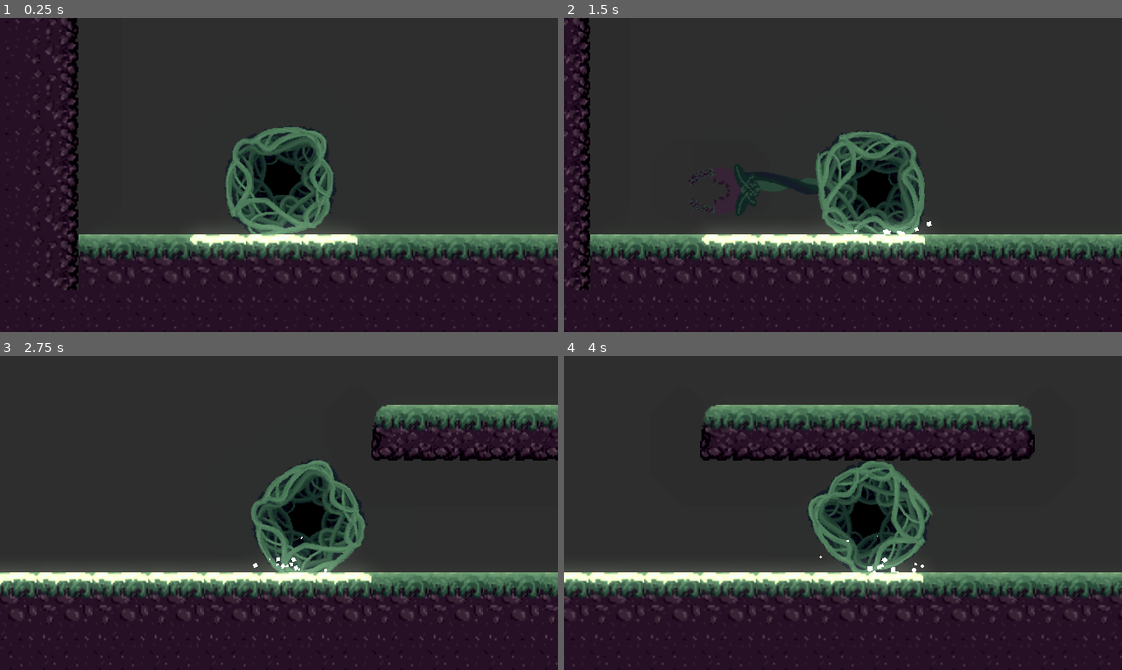
Above: before the commit, frames 1-4 (two rows, left to right).
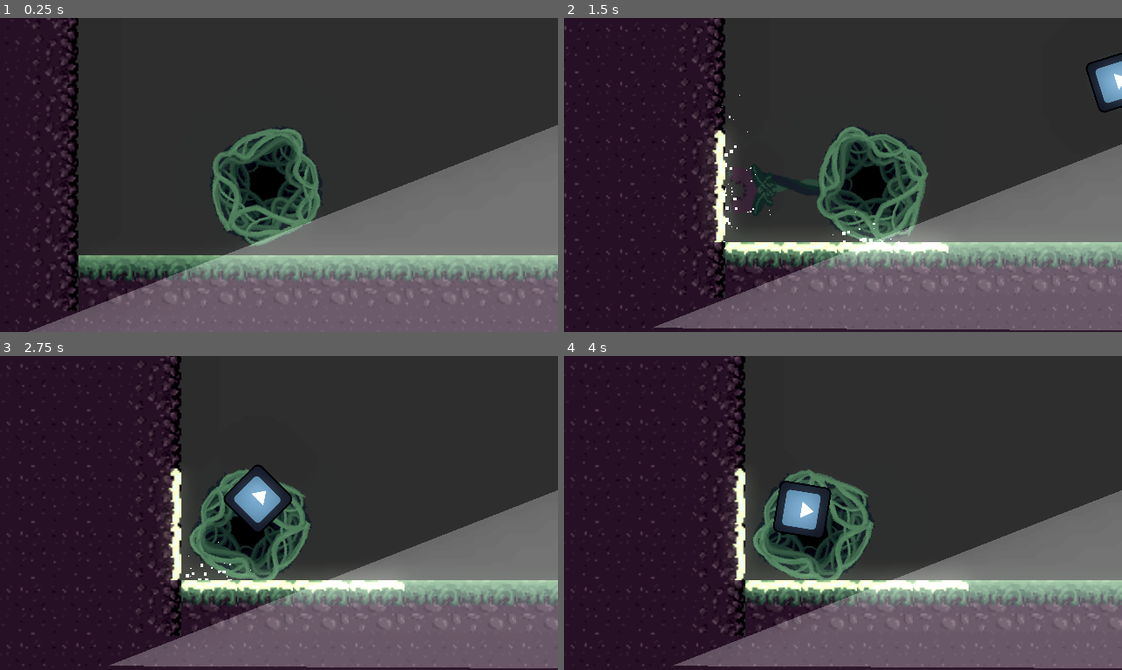
Above: after the commit, the same moments.

Repository: ViolInKK/Pirate-Software-Gamejam
Game: Godot game, scene res://scenes/lvls/test_lvl.tscn
Same seed, same stepped clock (60 frames per second), same inputs: the game is played once before the commit and once after it. The engine's default icon, where the game draws it, is replaced by a stand-in: a white triangle on a blue panel in a dark square.
Inputs (mouse positions are in pixels of both pictures, inside the frame that each line leads up to):
- Up to frame 1 (0.25 s): no input
- Up to frame 2 (1.5 s): move the mouse to (965, 159) at 0.52 s; hold D (right) 0.53-1.28 s; hold Right mouse button (secondary action) 0.53-1.28 s; click (965, 159) at 0.67 s; move the mouse to (731, 190) at 1.27 s; hold S (down) from 1.28 s (still down); right-click (731, 190) at 1.35 s; click (731, 190) at 1.42 s
- Up to frame 3 (2.75 s): move the mouse to (334, 443) at 2.02 s; release S (down) at 2.03 s; hold D (right) from 2.03 s (still down); hold Right mouse button (secondary action) from 2.03 s (still down); click (334, 443) at 2.17 s
- Up to frame 4 (4 s): move the mouse to (815, 575) at 2.77 s; release D (right) at 2.78 s; release Right mouse button (secondary action) at 2.78 s; hold W (up) 2.78-3.53 s; right-click (815, 575) at 2.85 s; click (815, 575) at 2.92 s; move the mouse to (1010, 560) at 3.52 s; hold A (left) from 3.53 s (still down); hold Right mouse button (secondary action) from 3.53 s (still down); click (1010, 560) at 3.67 s

The runs differ from the first frame. In frame 1, 41% of the frame differs, in the area x 1-100%, y 0-100%; in frame 2, 49%; in frame 3, 59%; in frame 4, 61%, in the area x 0-100%, y 0-100%.

Commit message:
particles. Projectile logic

Diff:
--- a/scenes/lvls/test_lvl.gd
+++ b/scenes/lvls/test_lvl.gd
@@ -1,32 +1,50 @@
 extends Node2D
 
 var player_projectile: PackedScene = preload("res://scenes/player/projectile.tscn")
+var top_ground_particle: PackedScene = preload("res://scenes/particles/top_ground_particles.tscn")
+var right_ground_particle: PackedScene = preload("res://scenes/particles/right_ground_particles.tscn")
+var bottom_ghround_particle: PackedScene = preload("res://scenes/particles/bottom_ground_particles.tscn")
+var left_ground_particle: PackedScene = preload("res://scenes/particles/left_ground_particles.tscn")
 
-const trail_atlas_cords: Array[Vector2i] = [Vector2i(5, 3), Vector2i(4, 2), Vector2i(5, 1), Vector2i(6, 2)]
+#directions are going clockwise: top, right, bottom, left
+const TRAIL_ATLAS_CORDS: Array[Vector2i] = [Vector2i(5, 3), Vector2i(4, 2), Vector2i(5, 1), Vector2i(6, 2)]
+const TILESET_DIRECTION_LAYERS: Array[int] = [1,2,3,4]
 
-func _on_player_player_shot(direction: Vector2, position: Vector2):
+func _on_player_player_shot(direction: Vector2, player_position: Vector2):
 	var player_projectile_instance = player_projectile.instantiate() as Area2D
-	player_projectile_instance.position = position
+	player_projectile_instance.position = player_position
 	player_projectile_instance.rotation_degrees = rad_to_deg(direction.angle()) + 90
 	player_projectile_instance.direction = direction
+	player_projectile_instance.connect("paint_tile", on_projectione_touched_tile)
 	$Projectiles.add_child(player_projectile_instance, true)
 
-func emit_particles(tile_pos):
+func emit_particles(tile_pos, particles: PackedScene):
 	var global_pos = $TileMap.map_to_local(tile_pos)
-	$Particles.position = global_pos
-	$Particles.emitting = true
+	var ground_particles_instance = particles.instantiate() as GPUParticles2D
+	ground_particles_instance.position = global_pos
+	$Particles.add_child(ground_particles_instance, true)
+
+func on_projectione_touched_tile(paintable_directions: Array[bool], tile_cords: Vector2i):
+	for i in TILESET_DIRECTION_LAYERS.size():
+		if paintable_directions[i]:
+			$TileMap.set_cell(TILESET_DIRECTION_LAYERS[i], tile_cords, 0, TRAIL_ATLAS_CORDS[i])
 
 func _on_player_touched_top_tile(tile_pos):
-	$TileMap.set_cell(1, tile_pos, 0, trail_atlas_cords[0])
-	var global_pos = $TileMap.map_to_local(tile_pos)
-	$Particles/TopParticles.position = global_pos
-	$Particles/TopParticles.emitting = true
+	var tile_data = $TileMap.get_cell_tile_data(TILESET_DIRECTION_LAYERS[0], tile_pos)
+	if not tile_data:
+		$TileMap.set_cell(TILESET_DIRECTION_LAYERS[0], tile_pos, 0, TRAIL_ATLAS_CORDS[0])
+	emit_particles(tile_pos, top_ground_particle)
 
 func _on_player_touched_right_tile(tile_pos):
-	$TileMap.set_cell(2, tile_pos, 0, trail_atlas_cords[1])
+	var tile_data = $TileMap.get_cell_tile_data(TILESET_DIRECTION_LAYERS[1], tile_pos)
+	if not tile_data:
+		$TileMap.set_cell(TILESET_DIRECTION_LAYERS[1], tile_pos, 0, TRAIL_ATLAS_CORDS[1])
+	emit_particles(tile_pos, right_ground_particle)
 
 func _on_player_touched_bottom_tile(tile_pos):
-	$TileMap.set_cell(3, tile_pos, 0, trail_atlas_cords[2])
+	$TileMap.set_cell(TILESET_DIRECTION_LAYERS[2], tile_pos, 0, TRAIL_ATLAS_CORDS[2])
+	emit_particles(tile_pos, bottom_ghround_particle)
 
 func _on_player_touched_left_tile(tile_pos):
-	$TileMap.set_cell(4, tile_pos, 0, trail_atlas_cords[3])
+	$TileMap.set_cell(TILESET_DIRECTION_LAYERS[3], tile_pos, 0, TRAIL_ATLAS_CORDS[3])
+	emit_particles(tile_pos, left_ground_particle)
--- a/scenes/lvls/test_lvl.tscn
+++ b/scenes/lvls/test_lvl.tscn
@@ -1,8 +1,9 @@
-[gd_scene load_steps=10 format=3 uid="uid://dilhxc07axdjj"]
+[gd_scene load_steps=8 format=3 uid="uid://dilhxc07axdjj"]
 
 [ext_resource type="PackedScene" uid="uid://c2hxdnot1llb6" path="res://scenes/player/player.tscn" id="1_ak1gj"]
 [ext_resource type="Script" path="res://scenes/lvls/test_lvl.gd" id="1_l0wt0"]
 [ext_resource type="Texture2D" uid="uid://dmi2rwixrpvmu" path="res://assets/tileset.png" id="3_oy6t2"]
+[ext_resource type="PackedScene" uid="uid://dbg6iinb4te25" path="res://scenes/objects/test_object.tscn" id="4_uvx31"]
 
 [sub_resource type="Environment" id="Environment_i5cbm"]
 background_mode = 3
@@ -24,29 +25,6 @@
 adjustment_brightness = 0.95
 adjustment_contrast = 1.51
 adjustment_saturation = 0.43
-
-[sub_resource type="Curve" id="Curve_el7jf"]
-_data = [Vector2(0, 1), 0.0, 0.0, 0, 0, Vector2(0.511415, 1), 0.0, 0.0, 0, 0, Vector2(0.922374, 0), 0.0, 0.0, 0, 0]
-point_count = 3
-
-[sub_resource type="CurveTexture" id="CurveTexture_1t3tx"]
-curve = SubResource("Curve_el7jf")
-
-[sub_resource type="ParticleProcessMaterial" id="ParticleProcessMaterial_4pako"]
-emission_shape = 1
-emission_sphere_radius = 10.53
-particle_flag_disable_z = true
-direction = Vector3(0, -1, 0)
-spread = 71.78
-gravity = Vector3(0, 0, 0)
-initial_velocity_min = 50.0
-initial_velocity_max = 100.0
-angular_velocity_min = 11.9
-angular_velocity_max = 119.0
-orbit_velocity_min = 0.0
-orbit_velocity_max = 0.0
-scale_max = 3.0
-scale_curve = SubResource("CurveTexture_1t3tx")
 
 [sub_resource type="TileSetAtlasSource" id="TileSetAtlasSource_prlr8"]
 texture = ExtResource("3_oy6t2")
@@ -879,33 +857,6 @@
 
 [node name="Particles" type="Node2D" parent="."]
 
-[node name="TopParticles" type="GPUParticles2D" parent="Particles"]
-position = Vector2(536, -114)
-emitting = false
-amount = 64
-process_material = SubResource("ParticleProcessMaterial_4pako")
-lifetime = 0.5
-one_shot = true
-trail_lifetime = 1.0
-
-[node name="BottomParticles" type="GPUParticles2D" parent="Particles"]
-visible = false
-position = Vector2(1072, -228)
-amount = 64
-process_material = SubResource("ParticleProcessMaterial_4pako")
-
-[node name="RightParticles" type="GPUParticles2D" parent="Particles"]
-visible = false
-position = Vector2(536, -114)
-amount = 64
-process_material = SubResource("ParticleProcessMaterial_4pako")
-
-[node name="LeftParticles" type="GPUParticles2D" parent="Particles"]
-visible = false
-position = Vector2(1072, -228)
-amount = 64
-process_material = SubResource("ParticleProcessMaterial_4pako")
-
 [node name="TileMap" type="TileMap" parent="."]
 tile_set = SubResource("TileSet_1nwat")
 format = 2
@@ -940,6 +891,10 @@
 layer_4/z_index = 0
 layer_4/tile_data = PackedInt32Array()
 
+[node name="test_object" parent="." instance=ExtResource("4_uvx31")]
+position = Vector2(186, 83)
+scale = Vector2(2, 2)
+
 [connection signal="player_shot" from="Player" to="." method="_on_player_player_shot"]
 [connection signal="touched_bottom_tile" from="Player" to="." method="_on_player_touched_bottom_tile"]
 [connection signal="touched_left_tile" from="Player" to="." method="_on_player_touched_left_tile"]
--- /dev/null
+++ b/scenes/objects/test_object.tscn
@@ -0,0 +1,10 @@
+[gd_scene format=3 uid="uid://dbg6iinb4te25"]
+
+[node name="test_object" type="StaticBody2D"]
+
+[node name="CollisionPolygon2D" type="CollisionPolygon2D" parent="."]
+polygon = PackedVector2Array(-1, -2, 185, 0, 185, -74)
+
+[node name="Polygon2D" type="Polygon2D" parent="."]
+color = Color(1, 1, 1, 0.227451)
+polygon = PackedVector2Array(-2, -1, 185, -74, 185, 0)
--- a/scenes/particles/bottom_ground_particles.tscn
+++ b/scenes/particles/bottom_ground_particles.tscn
@@ -1,3 +1,101 @@
-[gd_scene format=3 uid="uid://dmtl4qvkqlmil"]
+[gd_scene load_steps=7 format=3 uid="uid://dmtl4qvkqlmil"]
 
-[node name="bottom_ground_particles" type="Node2D"]
+[sub_resource type="Curve" id="Curve_u2g3n"]
+_data = [Vector2(0, 1), 0.0, 0.0, 0, 0, Vector2(1, 0), 0.0, 0.0, 0, 0]
+point_count = 2
+
+[sub_resource type="CurveTexture" id="CurveTexture_ymlxm"]
+curve = SubResource("Curve_u2g3n")
+
+[sub_resource type="ParticleProcessMaterial" id="ParticleProcessMaterial_pc1kp"]
+emission_shape = 1
+emission_sphere_radius = 10.0
+particle_flag_disable_z = true
+direction = Vector3(0, 1, 0)
+spread = 70.0
+gravity = Vector3(0, 0, 0)
+initial_velocity_min = 50.0
+initial_velocity_max = 100.0
+orbit_velocity_min = 0.0
+orbit_velocity_max = 0.0
+scale_min = 3.0
+scale_max = 4.0
+scale_curve = SubResource("CurveTexture_ymlxm")
+
+[sub_resource type="Animation" id="Animation_2cqs0"]
+length = 2.0
+tracks/0/type = "value"
+tracks/0/imported = false
+tracks/0/enabled = true
+tracks/0/path = NodePath(".:emitting")
+tracks/0/interp = 1
+tracks/0/loop_wrap = true
+tracks/0/keys = {
+"times": PackedFloat32Array(0),
+"transitions": PackedFloat32Array(1),
+"update": 1,
+"values": [true]
+}
+tracks/1/type = "method"
+tracks/1/imported = false
+tracks/1/enabled = true
+tracks/1/path = NodePath(".")
+tracks/1/interp = 1
+tracks/1/loop_wrap = true
+tracks/1/keys = {
+"times": PackedFloat32Array(2),
+"transitions": PackedFloat32Array(1),
+"values": [{
+"args": [],
+"method": &"queue_free"
+}]
+}
+
+[sub_resource type="Animation" id="Animation_c20nm"]
+resource_name = "default"
+length = 2.0
+tracks/0/type = "value"
+tracks/0/imported = false
+tracks/0/enabled = true
+tracks/0/path = NodePath(".:emitting")
+tracks/0/interp = 1
+tracks/0/loop_wrap = true
+tracks/0/keys = {
+"times": PackedFloat32Array(0),
+"transitions": PackedFloat32Array(1),
+"update": 1,
+"values": [true]
+}
+tracks/1/type = "method"
+tracks/1/imported = false
+tracks/1/enabled = true
+tracks/1/path = NodePath(".")
+tracks/1/interp = 1
+tracks/1/loop_wrap = true
+tracks/1/keys = {
+"times": PackedFloat32Array(2),
+"transitions": PackedFloat32Array(1),
+"values": [{
+"args": [],
+"method": &"queue_free"
+}]
+}
+
+[sub_resource type="AnimationLibrary" id="AnimationLibrary_jd6a1"]
+_data = {
+"RESET": SubResource("Animation_2cqs0"),
+"default": SubResource("Animation_c20nm")
+}
+
+[node name="bottom_ground_particles" type="GPUParticles2D"]
+emitting = false
+amount = 64
+process_material = SubResource("ParticleProcessMaterial_pc1kp")
+lifetime = 0.5
+one_shot = true
+
+[node name="AnimationPlayer" type="AnimationPlayer" parent="."]
+autoplay = "RESET"
+libraries = {
+"": SubResource("AnimationLibrary_jd6a1")
+}
--- a/scenes/particles/left_ground_particles.tscn
+++ b/scenes/particles/left_ground_particles.tscn
@@ -1,27 +1,28 @@
-[gd_scene load_steps=7 format=3 uid="uid://b1xhw1nnye1dy"]
+[gd_scene load_steps=7 format=3 uid="uid://bdlkm5rrw5lnr"]
 
-[sub_resource type="Curve" id="Curve_wmiaq"]
-_data = [Vector2(0, 1), 0.0, 0.0, 0, 0, Vector2(0.990867, 0), 0.0, 0.0, 0, 0]
+[sub_resource type="Curve" id="Curve_pjr70"]
+_data = [Vector2(0, 1), 0.0, 0.0, 0, 0, Vector2(1, 0), 0.0, 0.0, 0, 0]
 point_count = 2
 
-[sub_resource type="CurveTexture" id="CurveTexture_q70mk"]
-curve = SubResource("Curve_wmiaq")
+[sub_resource type="CurveTexture" id="CurveTexture_5bfci"]
+curve = SubResource("Curve_pjr70")
 
-[sub_resource type="ParticleProcessMaterial" id="ParticleProcessMaterial_0vlgp"]
+[sub_resource type="ParticleProcessMaterial" id="ParticleProcessMaterial_5uq3o"]
 emission_shape = 1
 emission_sphere_radius = 10.0
 particle_flag_disable_z = true
-direction = Vector3(0, -1, 0)
+direction = Vector3(-1, 0, 0)
 spread = 71.0
 gravity = Vector3(0, 0, 0)
 initial_velocity_min = 50.0
 initial_velocity_max = 100.0
 orbit_velocity_min = 0.0
 orbit_velocity_max = 0.0
-scale_max = 3.0
-scale_curve = SubResource("CurveTexture_q70mk")
+scale_min = 3.0
+scale_max = 4.0
+scale_curve = SubResource("CurveTexture_5bfci")
 
-[sub_resource type="Animation" id="Animation_fo37r"]
+[sub_resource type="Animation" id="Animation_2byio"]
 resource_name = "default"
 length = 2.0
 tracks/0/type = "value"
@@ -66,21 +67,21 @@
 "values": [false]
 }
 
-[sub_resource type="AnimationLibrary" id="AnimationLibrary_ntmov"]
+[sub_resource type="AnimationLibrary" id="AnimationLibrary_iutda"]
 _data = {
-"RESET": SubResource("Animation_m5a20"),
-"default": SubResource("Animation_fo37r")
+"RESET": SubResource("Animation_6ycfh"),
+"default": SubResource("Animation_2byio")
 }
 
 [node name="left_ground_particles" type="GPUParticles2D"]
 emitting = false
 amount = 64
-process_material = SubResource("ParticleProcessMaterial_0vlgp")
+process_material = SubResource("ParticleProcessMaterial_5uq3o")
 lifetime = 0.5
 one_shot = true
 
 [node name="AnimationPlayer" type="AnimationPlayer" parent="."]
 autoplay = "default"
 libraries = {
-"": SubResource("AnimationLibrary_ntmov")
+"": SubResource("AnimationLibrary_iutda")
 }
--- a/scenes/particles/right_ground_particles.tscn
+++ b/scenes/particles/right_ground_particles.tscn
@@ -1,3 +1,100 @@
-[gd_scene format=3 uid="uid://ut5pos18rkpj"]
+[gd_scene load_steps=7 format=3 uid="uid://b1xhw1nnye1dy"]
 
-[node name="right_ground_particles" type="Node2D"]
+[sub_resource type="Curve" id="Curve_aaasj"]
+_data = [Vector2(0, 1), 0.0, 0.0, 0, 0, Vector2(1, 0), 0.0, 0.0, 0, 0]
+point_count = 2
+
+[sub_resource type="CurveTexture" id="CurveTexture_whovo"]
+curve = SubResource("Curve_aaasj")
+
+[sub_resource type="ParticleProcessMaterial" id="ParticleProcessMaterial_jng5j"]
+emission_shape = 1
+emission_sphere_radius = 10.0
+particle_flag_disable_z = true
+spread = 70.71
+gravity = Vector3(0, 0, 0)
+initial_velocity_min = 50.0
+initial_velocity_max = 100.0
+orbit_velocity_min = 0.0
+orbit_velocity_max = 0.0
+scale_min = 3.0
+scale_max = 4.0
+scale_curve = SubResource("CurveTexture_whovo")
+
+[sub_resource type="Animation" id="Animation_m5a20"]
+length = 2.0
+tracks/0/type = "value"
+tracks/0/imported = false
+tracks/0/enabled = true
+tracks/0/path = NodePath(".:emitting")
+tracks/0/interp = 1
+tracks/0/loop_wrap = true
+tracks/0/keys = {
+"times": PackedFloat32Array(0),
+"transitions": PackedFloat32Array(1),
+"update": 1,
+"values": [true]
+}
+tracks/1/type = "method"
+tracks/1/imported = false
+tracks/1/enabled = true
+tracks/1/path = NodePath(".")
+tracks/1/interp = 1
+tracks/1/loop_wrap = true
+tracks/1/keys = {
+"times": PackedFloat32Array(2),
+"transitions": PackedFloat32Array(1),
+"values": [{
+"args": [],
+"method": &"queue_free"
+}]
+}
+
+[sub_resource type="Animation" id="Animation_fo37r"]
+resource_name = "default"
+length = 2.0
+tracks/0/type = "value"
+tracks/0/imported = false
+tracks/0/enabled = true
+tracks/0/path = NodePath(".:emitting")
+tracks/0/interp = 1
+tracks/0/loop_wrap = true
+tracks/0/keys = {
+"times": PackedFloat32Array(0),
+"transitions": PackedFloat32Array(1),
+"update": 1,
+"values": [true]
+}
+tracks/1/type = "method"
+tracks/1/imported = false
+tracks/1/enabled = true
+tracks/1/path = NodePath(".")
+tracks/1/interp = 1
+tracks/1/loop_wrap = true
+tracks/1/keys = {
+"times": PackedFloat32Array(2),
+"transitions": PackedFloat32Array(1),
+"values": [{
+"args": [],
+"method": &"queue_free"
+}]
+}
+
+[sub_resource type="AnimationLibrary" id="AnimationLibrary_ntmov"]
+_data = {
+"RESET": SubResource("Animation_m5a20"),
+"default": SubResource("Animation_fo37r")
+}
+
+[node name="right_ground_particles" type="GPUParticles2D"]
+emitting = false
+amount = 64
+process_material = SubResource("ParticleProcessMaterial_jng5j")
+lifetime = 0.5
+one_shot = true
+
+[node name="AnimationPlayer" type="AnimationPlayer" parent="."]
+autoplay = "RESET"
+libraries = {
+"": SubResource("AnimationLibrary_ntmov")
+}
--- a/scenes/particles/top_ground_particles.tscn
+++ b/scenes/particles/top_ground_particles.tscn
@@ -1,3 +1,87 @@
-[gd_scene format=3 uid="uid://b313ni2gjqqe6"]
+[gd_scene load_steps=7 format=3 uid="uid://b313ni2gjqqe6"]
 
-[node name="top_ground_particles" type="Node2D"]
+[sub_resource type="Curve" id="Curve_mposw"]
+_data = [Vector2(0, 1), 0.0, 0.0, 0, 0, Vector2(0.968037, 0), 0.0, 0.0, 0, 0]
+point_count = 2
+
+[sub_resource type="CurveTexture" id="CurveTexture_meo7r"]
+curve = SubResource("Curve_mposw")
+
+[sub_resource type="ParticleProcessMaterial" id="ParticleProcessMaterial_q6v2i"]
+emission_shape = 1
+emission_sphere_radius = 5.0
+particle_flag_disable_z = true
+direction = Vector3(0, -1, 0)
+spread = 50.0
+gravity = Vector3(0, 0, 0)
+initial_velocity_min = 50.0
+initial_velocity_max = 100.0
+orbit_velocity_min = 0.0
+orbit_velocity_max = 0.0
+scale_min = 3.0
+scale_max = 4.0
+scale_curve = SubResource("CurveTexture_meo7r")
+
+[sub_resource type="Animation" id="Animation_pcwad"]
+length = 0.001
+tracks/0/type = "value"
+tracks/0/imported = false
+tracks/0/enabled = true
+tracks/0/path = NodePath(".:emitting")
+tracks/0/interp = 1
+tracks/0/loop_wrap = true
+tracks/0/keys = {
+"times": PackedFloat32Array(0),
+"transitions": PackedFloat32Array(1),
+"update": 1,
+"values": [false]
+}
+
+[sub_resource type="Animation" id="Animation_rjwh8"]
+resource_name = "default"
+length = 2.0
+tracks/0/type = "value"
+tracks/0/imported = false
+tracks/0/enabled = true
+tracks/0/path = NodePath(".:emitting")
+tracks/0/interp = 1
+tracks/0/loop_wrap = true
+tracks/0/keys = {
+"times": PackedFloat32Array(0),
+"transitions": PackedFloat32Array(1),
+"update": 1,
+"values": [true]
+}
+tracks/1/type = "method"
+tracks/1/imported = false
+tracks/1/enabled = true
+tracks/1/path = NodePath(".")
+tracks/1/interp = 1
+tracks/1/loop_wrap = true
+tracks/1/keys = {
+"times": PackedFloat32Array(2),
+"transitions": PackedFloat32Array(1),
+"values": [{
+"args": [],
+"method": &"queue_free"
+}]
+}
+
+[sub_resource type="AnimationLibrary" id="AnimationLibrary_acrq0"]
+_data = {
+"RESET": SubResource("Animation_pcwad"),
+"default": SubResource("Animation_rjwh8")
+}
+
+[node name="top_ground_particles" type="GPUParticles2D"]
+emitting = false
+amount = 64
+process_material = SubResource("ParticleProcessMaterial_q6v2i")
+lifetime = 0.5
+one_shot = true
+
+[node name="AnimationPlayer" type="AnimationPlayer" parent="."]
+autoplay = "default"
+libraries = {
+"": SubResource("AnimationLibrary_acrq0")
+}
--- a/scenes/player/player.gd
+++ b/scenes/player/player.gd
@@ -46,10 +46,7 @@
 			$Hook.shoot(get_global_mouse_position() - position)
 		else:
 			$Hook.release()
-		if event.pressed and event.button_index == 2 and can_shoot:
-			player_shot.emit(player_direction, position)
-			can_shoot = false
-			$Reload.start()
+
 
 func _on_reload_timeout() -> void:
 	can_shoot = true
@@ -64,22 +61,28 @@
 		if tile_data.get_custom_data_by_layer_id(is_direction_paintable) and !tile_data.get_custom_data_by_layer_id(is_direction_paintable + 1):
 			return collided_tile_cords
 
-func _on_top_detector_body_shape_entered(body_rid, body, body_shape_index, local_shape_index):
+func _on_top_detector_body_shape_entered(body_rid, body, _body_shape_index, _local_shape_index):
 	var collided_tile_cords = process_tilemap_collision(body, body_rid, tileset_direction_ids["IS_TOP_PAINTABLE"])
 	if collided_tile_cords:
 		touched_top_tile.emit(collided_tile_cords)
 
-func _on_right_detector_body_shape_entered(body_rid, body, body_shape_index, local_shape_index):
+func _on_right_detector_body_shape_entered(body_rid, body, _body_shape_index, _local_shape_index):
 	var collided_tile_cords = process_tilemap_collision(body, body_rid, tileset_direction_ids["IS_RIGHT_PAINTABLE"])
 	if collided_tile_cords:
 		touched_right_tile.emit(collided_tile_cords)
 
-func _on_bottom_detector_body_shape_entered(body_rid, body, body_shape_index, local_shape_index):
+func _on_bottom_detector_body_shape_entered(body_rid, body, _body_shape_index, _local_shape_index):
 	var collided_tile_cords = process_tilemap_collision(body, body_rid, tileset_direction_ids["IS_BOTTOM_PAINTABLE"])
 	if collided_tile_cords:
 		touched_bottom_tile.emit(collided_tile_cords)
 
-func _on_left_detector_body_shape_entered(body_rid, body, body_shape_index, local_shape_index):
+func _on_left_detector_body_shape_entered(body_rid, body, _body_shape_index, _local_shape_index):
 	var collided_tile_cords = process_tilemap_collision(body, body_rid, tileset_direction_ids["IS_LEFT_PAINTABLE"])
 	if collided_tile_cords:
 		touched_left_tile.emit(collided_tile_cords)
+
+func _process(_delta):
+	if Input.is_action_pressed("secondary action") and can_shoot:
+		player_shot.emit((get_global_mouse_position() - position).normalized(), position)
+		can_shoot = false
+		$Reload.start()
--- a/scenes/player/player.tscn
+++ b/scenes/player/player.tscn
@@ -43,6 +43,7 @@
 metadata/_edit_lock_ = true
 
 [node name="Reload" type="Timer" parent="."]
+wait_time = 0.2
 
 [node name="Camera2D" type="Camera2D" parent="."]
 zoom = Vector2(2, 2)
--- a/scenes/player/projectile.gd
+++ b/scenes/player/projectile.gd
@@ -1,15 +1,40 @@
 extends Area2D
+
+signal paint_tile(paintable_directions: Array[bool], collided_tile_cords)
 
 const PLYAER_PROJECTILE_SPEED: int = 700
 
 var direction: Vector2 = Vector2.ZERO
 
 func _process(delta: float) -> void:
-	pass
 	position += direction * PLYAER_PROJECTILE_SPEED * delta
-
-func _on_body_entered(body) -> void:
-	queue_free()
 
 func _on_despawn_timeout() -> void:
 	queue_free()
+
+func process_tilemap_collision(body, body_rid):
+	var paintable_directions: Array[bool] = []
+	var current_tilemap = body
+	var collided_tile_cords = current_tilemap.get_coords_for_body_rid(body_rid)
+	var tile_data: TileData = current_tilemap.get_cell_tile_data(0, collided_tile_cords)
+	if !tile_data is TileData:
+		return
+	for i in range(0, 7, 2):
+		var is_direction_painatble: bool = tile_data.get_custom_data_by_layer_id(i)
+		paintable_directions.push_back(is_direction_painatble)
+	return paintable_directions
+
+
+func _on_body_shape_entered(body_rid, body, _body_shape_index, _local_shape_index):
+	if body is TileMap:
+		var paintable_directions = process_tilemap_collision(body, body_rid)
+		var tile_cords = body.get_coords_for_body_rid(body_rid)
+		paint_tile.emit(paintable_directions, tile_cords)
+	queue_free()
+
+
+
+#func _on_top_detector_body_shape_entered(body_rid, body, _body_shape_index, _local_shape_index):
+	#var collided_tile_cords = process_tilemap_collision(body, body_rid, tileset_direction_ids["IS_TOP_PAINTABLE"])
+	#if collided_tile_cords:
+		#touched_top_tile.emit(collided_tile_cords)
--- a/scenes/player/projectile.tscn
+++ b/scenes/player/projectile.tscn
@@ -25,5 +25,5 @@
 wait_time = 2.0
 autostart = true
 
-[connection signal="body_entered" from="." to="." method="_on_body_entered"]
+[connection signal="body_shape_entered" from="." to="." method="_on_body_shape_entered"]
 [connection signal="timeout" from="Despawn" to="." method="_on_despawn_timeout"]
Not shown: 1 places in scenes/particles/left_ground_particles.tscn that only renumber resources
